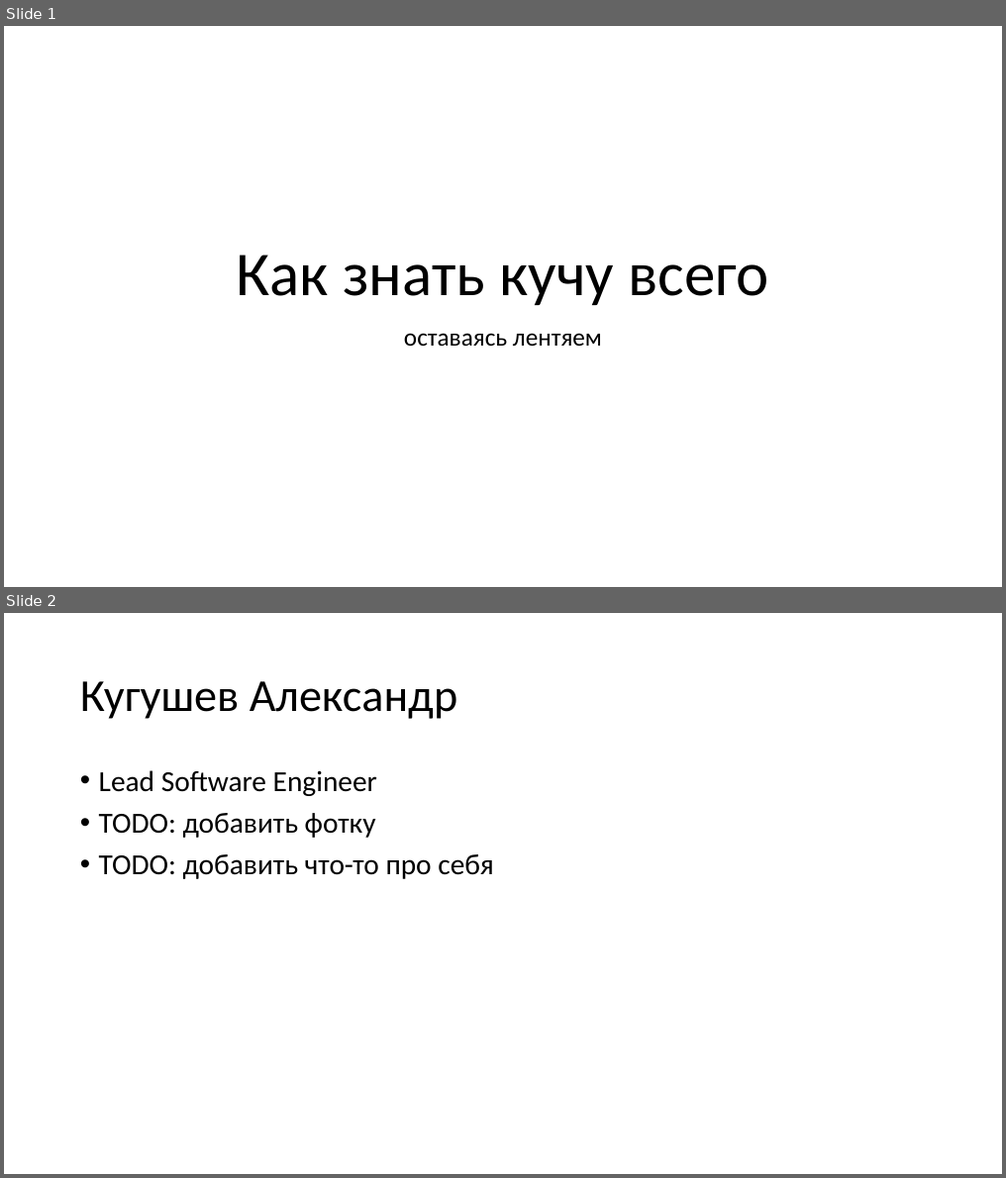
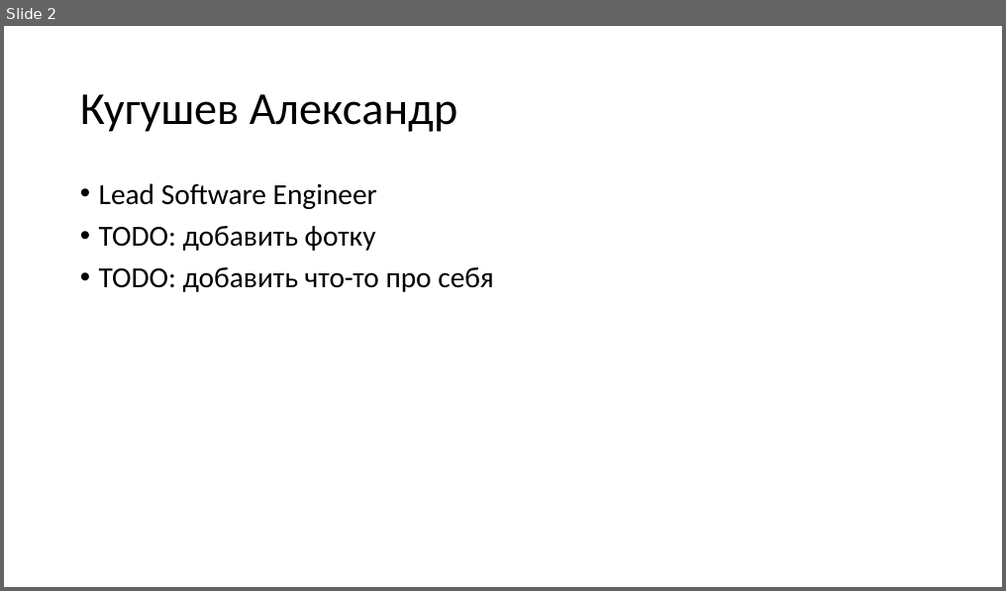
Before and after one commit to kugushev/presentations, a slide deck: 2018_Students-Breakfast/Presentation.pptx. Shown one above the other, each under a label of ours: slides 1 and 2 before the commit, slide 2 after it. The pictures are 1006x1178 and 1006x591 pixels, drawn with LibreOffice and Linux fonts; fonts in the diff are those of the drawing. Boxes give left, top, right and bottom in pixels: in the first picture for what was removed or moved away, otherwise in the second. Text is boxed around its words. In the diff, an @@ line names an element or a change of style, - is before the commit and + after.

```diff
--- a/2018_Students-Breakfast/Presentation.pptx
+++ b/2018_Students-Breakfast/Presentation.pptx
@@ slide 1 removed at box(4, 26, 1002, 587), background #FFFFFF @@
@@ title removed at box(237, 255, 768, 305) @@
-Как знать кучу всего
@@ subtitle removed at box(404, 333, 602, 346) @@
-оставаясь лентяем
```
Also in this commit, not shown: 2 slides changed, 1 slide added.
